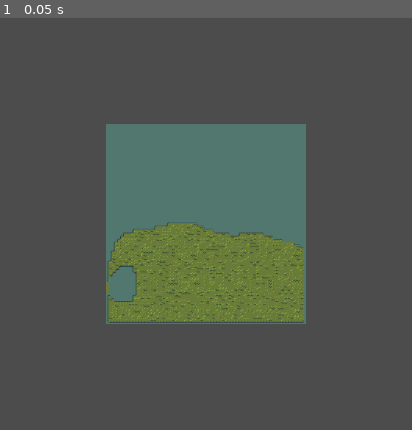
Above: before the commit, frame 1.
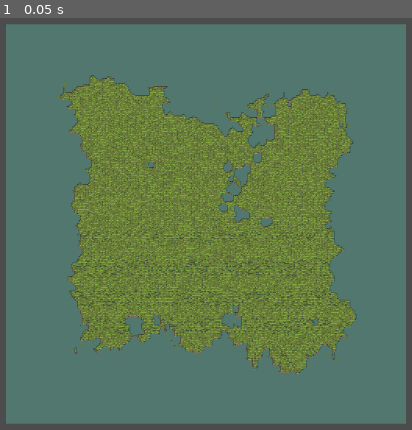
Above: after the commit, the same moment.

Repository: Icbitic/EndlessWarfare
Game: Godot game, scene res://Main.tscn
The game is run twice, just before and just after one commit, with the same random seed, the same clock (stepped at 60 frames per second) and the same inputs.
Inputs:
- Up to frame 1 (0.05 s): no input

The runs differ from the first frame. In frame 1, 85% of the frame differs, in the area x 1-99%, y 1-99%.

Commit message:
Improve performance when generating map.

Diff:
--- a/game_world/Map.gd
+++ b/game_world/Map.gd
@@ -4,11 +4,12 @@
 
 const CHUNK_SIZE = 16
 # This MAP_SIZE refers to cells
-const MAP_SIZE = 64
+const MAP_SIZE = 256
 const CHUNK_MIDPOINT = Vector3(0.5, 0.5, 0.5) * CHUNK_SIZE
 const CHUNK_END_SIZE = CHUNK_SIZE - 1
 
 var player
+var thread
 
 var _chunks = {}
 
@@ -18,13 +19,23 @@
 	player = world.get_node("Players/" + str(world.player_id))
 
 	# Todo: check if there is a existing saven
-	_generate()
 
-func set_cell(x, y, z, tile):
+	#thread = Thread.new()
+	#thread.start(self, "_generate")
+
+	_generate(null)
+	$Terrain.update_bitmask_region()
+
+func _exit_tree():
+	if thread != null:
+		thread.wait_to_finish()
+
+func set_cell(x, y, z, tile, update_bitmask = true):
 	match z:
 		TERRAIN:
 			$Terrain.set_cell(x, y, tile)
-			$Terrain.update_bitmask_region()
+			if update_bitmask:
+				$Terrain.update_bitmask_region()
 			return OK
 		PATH:
 			$Path.set_cell(x, y, tile)
@@ -42,7 +53,10 @@
 			return ERR_DOES_NOT_EXIST
 
 
-func _generate():
+func _generate(userdata):
+	# The random_seed is required to keep sync of all the chunks' random seed
+	var random_seed = randi()
+
 	for i in range(-MAP_SIZE / (2 * CHUNK_SIZE), MAP_SIZE / (2 * CHUNK_SIZE)):
 		for j in range(-MAP_SIZE / (2 * CHUNK_SIZE), MAP_SIZE / (2 * CHUNK_SIZE)):
 			var _chunk = Chunk.new()
@@ -50,5 +64,11 @@
 			_chunk.chunk_position = _chunk_position
 			_chunks[_chunk_position] = _chunk
 			_chunk.map = self
-			_chunk.generate()
+			_chunk.generate(random_seed)
 			$Chunks.add_child(_chunk)
+	return OK
+
+func _remove_isolated_cells():
+	for i in range(-0.5 * MAP_SIZE, 0.5 * MAP_SIZE):
+		for j in range(-0.5 * MAP_SIZE, 0.5 * MAP_SIZE):
+			pass
--- a/game_world/World.tscn
+++ b/game_world/World.tscn
@@ -69,7 +69,6 @@
 tile_set = SubResource( 1 )
 cell_size = Vector2( 8, 8 )
 format = 1
-tile_data = PoolIntArray( -262160, 2, 0, -196624, 2, 0, -131088, 2, 0, -65552, 2, 0, -16, 2, 0, 65520, 2, 0, 131056, 2, 0 )
 script = ExtResource( 2 )
 
 [node name="Path" type="TileMap" parent="Map"]
@@ -97,4 +96,4 @@
 
 [node name="Camera2D" type="Camera2D" parent="."]
 current = true
-zoom = Vector2( 2, 2 )
+zoom = Vector2( 4, 4 )
--- a/game_world/chunk.gd
+++ b/game_world/chunk.gd
@@ -16,9 +16,9 @@
 
 var map
 
-func generate():
-	self.data = TerrainGenerator.generate(chunk_position)
-
+func generate(random_seed):
+	self.data = TerrainGenerator.generate(chunk_position, random_seed)
+	return OK
 
 func _set_data(value):
 	data = value
@@ -29,4 +29,5 @@
 		for i in range(CHUNK_SIZE):
 			for j in range(CHUNK_SIZE):
 				if data.has(Vector3(i, j, z)):
-					map.set_cell(CHUNK_SIZE * chunk_position.x + i, CHUNK_SIZE * chunk_position.y + j, z, data[Vector3(i, j ,z)])
+					map.set_cell(CHUNK_SIZE * chunk_position.x + i, CHUNK_SIZE * chunk_position.y + j, z, data[Vector3(i, j ,z)], false)
+	return OK
--- a/game_world/terrain_generator/terrain_generator.gd
+++ b/game_world/terrain_generator/terrain_generator.gd
@@ -8,25 +8,46 @@
 enum {BLACK_WALL}
 
 const CHUNK_SIZE = 16
+# This MAP_SIZE refers to cells
+const MAP_SIZE = 256
 
-const LAND_RATE = 0.5
+const LAND_THRESHOLD = -0.35
 
 func _ready():
 	pass
 
-static func generate(chunk_position):
+static func generate(chunk_position, random_seed):
 	var data = {}
 
 	# Generate Terrain
 	var noise = OpenSimplexNoise.new()
 
-	var threshold = 2 * LAND_RATE - 1
+	noise.seed = random_seed
+	noise.octaves = 5
+	noise.period = 64
+	noise.persistence = 0.8
 
 	for i in range(CHUNK_SIZE):
 		for j in range(CHUNK_SIZE):
-			if noise.get_noise_2d(CHUNK_SIZE * chunk_position.x + i, CHUNK_SIZE * chunk_position.y + j) > threshold:
+			if (noise.get_noise_2d(
+						CHUNK_SIZE * chunk_position.x + i,
+						CHUNK_SIZE * chunk_position.y + j)
+						- _get_falloff_value(
+						CHUNK_SIZE * chunk_position.x + i,
+						CHUNK_SIZE * chunk_position.y + j)) > LAND_THRESHOLD:
+
 				data[Vector3(i, j, TERRAIN)] = LAND
 			else:
 				data[Vector3(i, j, TERRAIN)] = WATER
 
 	return data
+
+
+static func _get_falloff_value(x, y):
+	var value = max(abs(x) / (0.5 * MAP_SIZE), abs(y) / (0.5 * MAP_SIZE))
+
+	var a = 3
+	var b = 2.2
+	value = pow(value, a) / (pow(value, a) + pow(b - b * value, a))
+
+	return value
